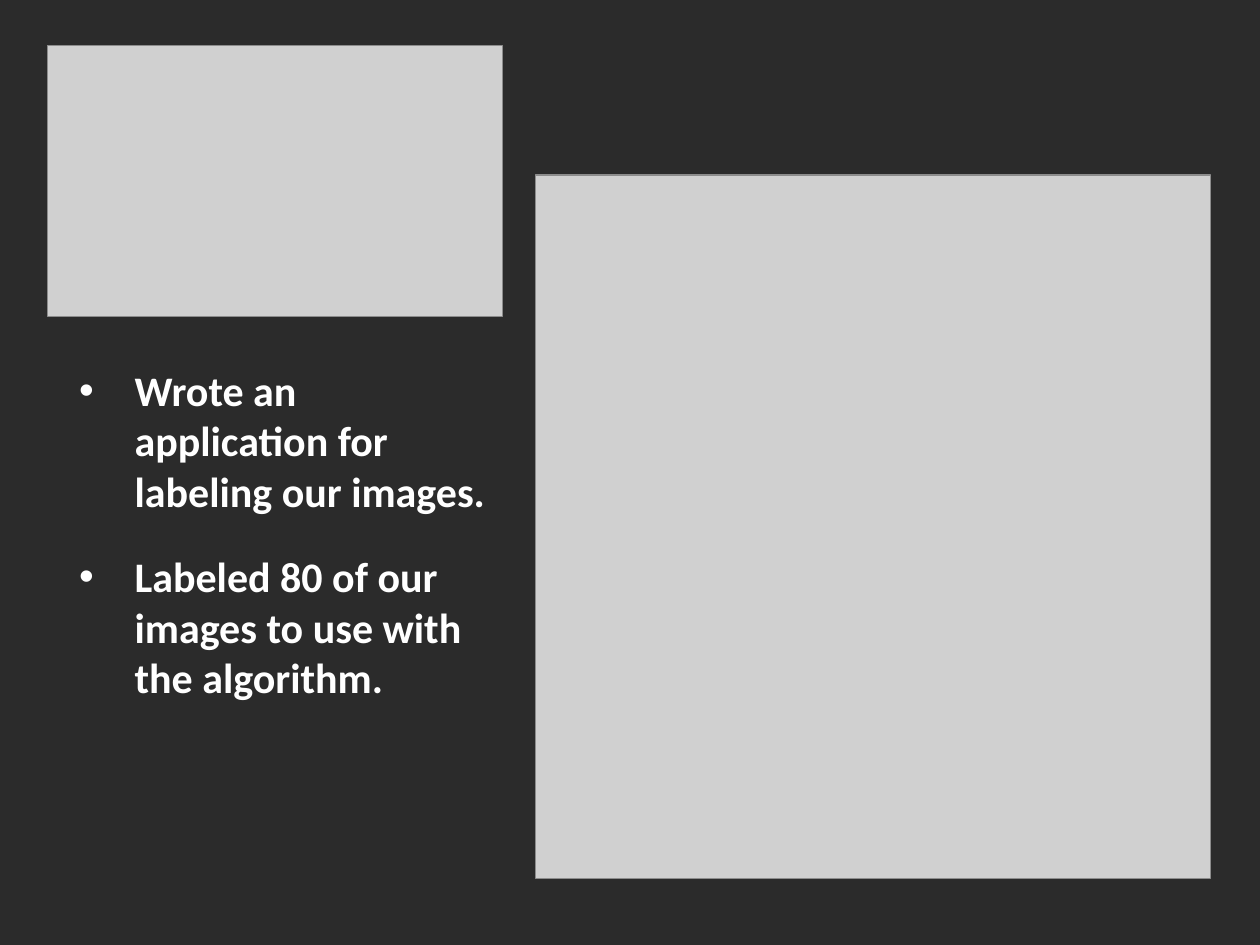
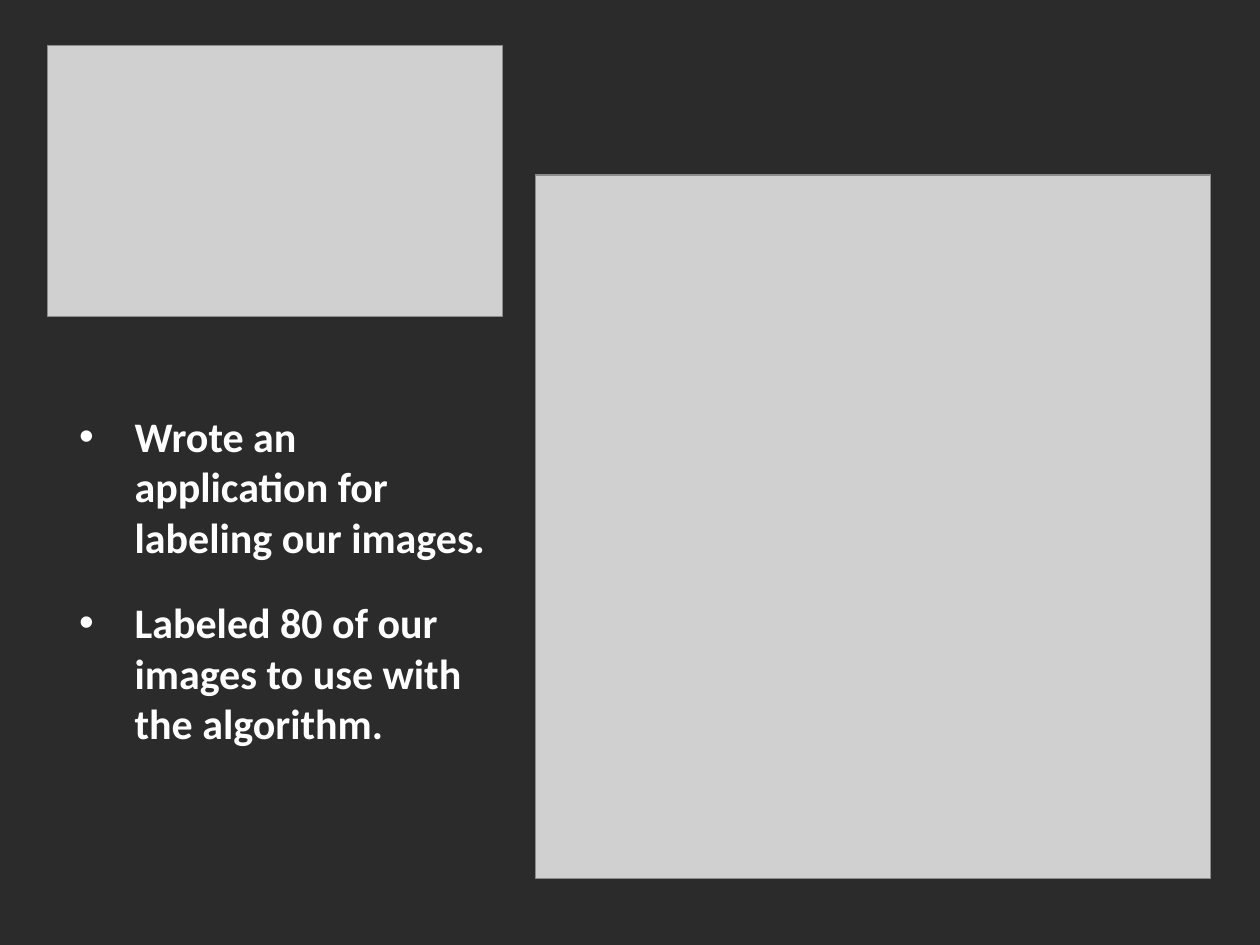
Before and after one commit to exitmouse/drfcsharp, a slide deck: slide 3 of Milestone Presentation/denton_selover_slide.ppt. Drawn at 1260x945 pixels with LibreOffice and Linux fonts; fonts in the diff are those of the drawing; grey boxes stand for pictures; background and template pictures are left out; a plain dark background stands for a picture behind light text. Boxes give left, top, right and bottom in pixels: in the first picture for what was removed or moved away, otherwise in the second. Text is boxed around its words. In the diff, an @@ line names an element or a change of style, - is before the commit and + after.

```diff
--- a/Milestone Presentation/denton_selover_slide.ppt
+++ b/Milestone Presentation/denton_selover_slide.ppt
@@ text "Wrote an application for labeling ...": place and size @@
-text "Wrote an application for labeling ..." at <box>135,378,485,700</box>
+text "Wrote an application for labeling ..." at <box>135,424,485,746</box>
```
Also in this commit, not shown: 2 other slides changed, 4 slides added, 9 other files.
